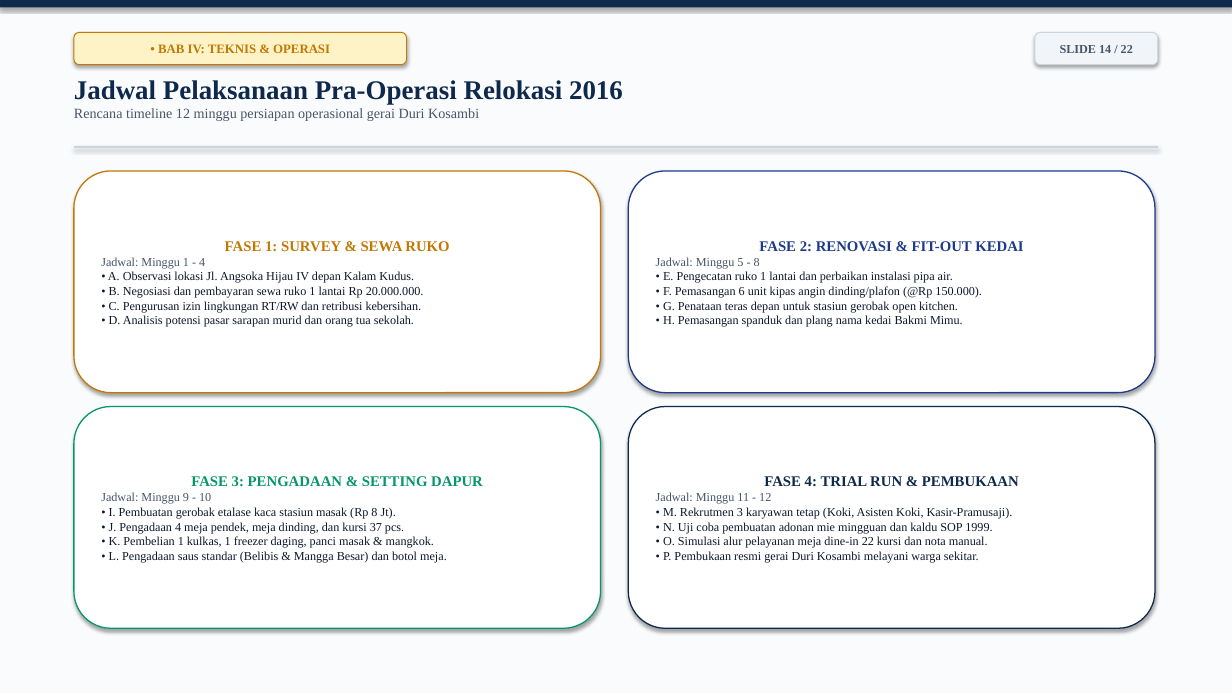
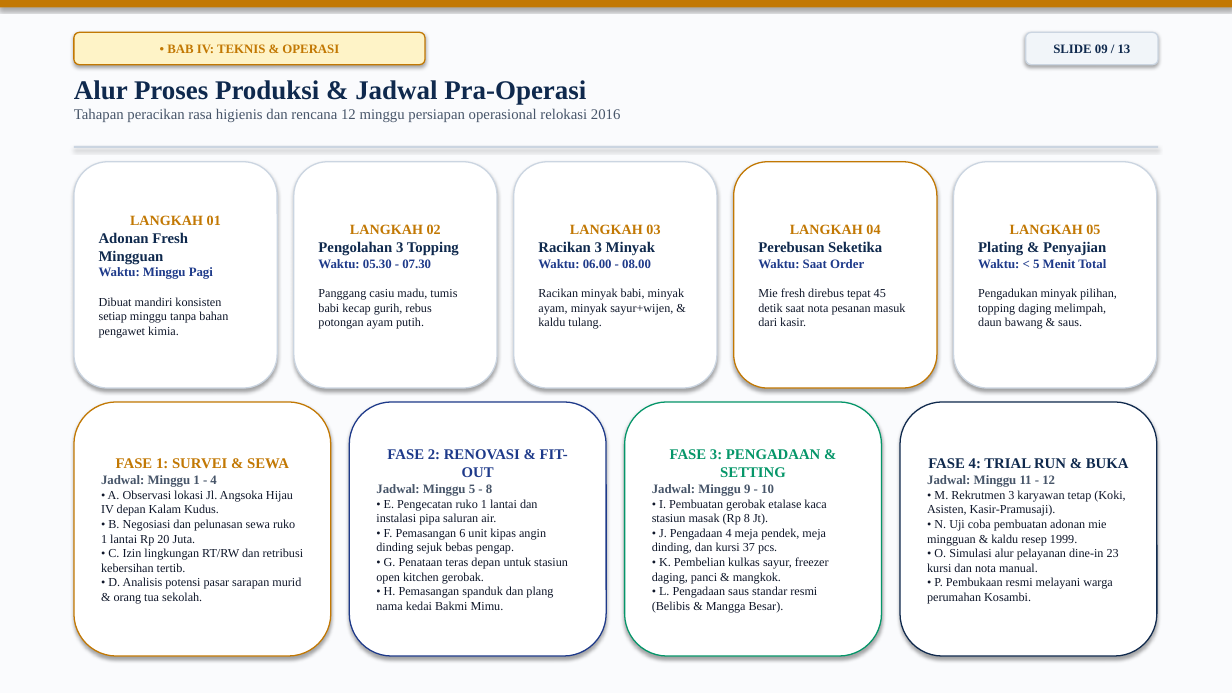
Before and after one commit to arthurfreelanceinquiries-alt/SKB-Bakmi-Mimu, a slide deck: slide 9 of naskah utama/Presentasi_SKB_Bakmi_Mimu_Carina_Sayang.pptx (slide 14 before the commit). Drawn at 1232x693 pixels with LibreOffice and Linux fonts; fonts in the diff are those of the drawing. Boxes give left, top, right and bottom in pixels: in the first picture for what was removed or moved away, otherwise in the second. Text is boxed around its words. In the diff, an @@ line names an element or a change of style, - is before the commit and + after.

```diff
--- a/naskah utama/Presentasi_SKB_Bakmi_Mimu_Carina_Sayang.pptx
+++ b/naskah utama/Presentasi_SKB_Bakmi_Mimu_Carina_Sayang.pptx
@@ rectangle at (0,0,1232,7): fill #0F294D to #C27803 @@
@@ rounded rectangle "• BAB IV: TEKNIS & ...": place and size @@
-rounded rectangle "• BAB IV: TEKNIS & ..." at (74,32,407,65)
+rounded rectangle "• BAB IV: TEKNIS & ..." at (74,32,425,65)
@@ rounded rectangle "• BAB IV: TEKNIS & ..." at (74,32,425,65): outline #C27803 0.75 pt to #C27803 1 pt @@
@@ rounded rectangle "SLIDE 09 / 13": place and size @@
-rounded rectangle "SLIDE 09 / 13" at (1035,32,1158,65)
+rounded rectangle "SLIDE 09 / 13" at (1026,32,1158,65)
@@ rounded rectangle "SLIDE 09 / 13" at (1026,32,1158,65): outline #CBD5E1 0.75 pt to #CBD5E1 1 pt @@
@@ text in rounded rectangle at (1053,44,1131,53): text changed; size 9.5 to 10 pt; text colour #475569 to #0F294D @@
-SLIDE 14 / 22
+SLIDE 09 / 13
@@ text at (74,80,621,122): text changed; size 11 to 11.5 pt @@
-Jadwal Pelaksanaan Pra-Operasi Relokasi 2016
-Rencana timeline 12 minggu persiapan operasional gerai Duri Kosambi
+Alur Proses Produksi & Jadwal Pra-Operasi
+Tahapan peracikan rasa higienis dan rencana 12 minggu persiapan operasional relokasi 2016
@@ rounded rectangle added at (74,162,277,388), fill #FFFFFF, outline #CBD5E1 1 pt, 9.5 pt, text #0F172A @@
+LANGKAH 01
+Adonan Fresh Mingguan
+Waktu: Minggu Pagi
+Dibuat mandiri konsisten setiap minggu tanpa bahan pengawet kimia.
@@ rounded rectangle added at (294,162,497,388), fill #FFFFFF, outline #CBD5E1 1 pt, 9.5 pt, text #0F172A @@
+LANGKAH 02
+Pengolahan 3 Topping
+Waktu: 05.30 - 07.30
+Panggang casiu madu, tumis babi kecap gurih, rebus potongan ayam putih.
@@ rounded rectangle added at (514,162,717,388), fill #FFFFFF, outline #CBD5E1 1 pt, 9.5 pt, text #0F172A @@
+LANGKAH 03
+Racikan 3 Minyak
+Waktu: 06.00 - 08.00
+Racikan minyak babi, minyak ayam, minyak sayur+wijen, & kaldu tulang.
@@ rounded rectangle added at (734,162,937,388), fill #FFFFFF, outline #C27803 1 pt, 9.5 pt, text #0F172A @@
+LANGKAH 04
+Perebusan Seketika
+Waktu: Saat Order
+Mie fresh direbus tepat 45 detik saat nota pesanan masuk dari kasir.
@@ rounded rectangle added at (954,162,1157,388), fill #FFFFFF, outline #CBD5E1 1 pt, 9.5 pt, text #0F172A @@
+LANGKAH 05
+Plating & Penyajian
+Waktu: < 5 Menit Total
+Pengadukan minyak pilihan, topping daging melimpah, daun bawang & saus.
@@ rounded rectangle "FASE 1: SURVEI & SEWA": place and size @@
-rounded rectangle "FASE 1: SURVEI & SEWA" at (74,171,601,393)
+rounded rectangle "FASE 1: SURVEI & SEWA" at (74,402,331,656)
@@ rounded rectangle "FASE 2: RENOVASI & FIT-OUT": place and size @@
-rounded rectangle "FASE 2: RENOVASI & FIT-OUT" at (628,171,1155,393)
+rounded rectangle "FASE 2: RENOVASI & FIT-OUT" at (349,402,606,656)
@@ rounded rectangle "FASE 3: PENGADAAN & SETTING": place and size @@
-rounded rectangle "FASE 3: PENGADAAN & SETTING" at (74,407,601,628)
+rounded rectangle "FASE 3: PENGADAAN & SETTING" at (625,402,882,656)
@@ rounded rectangle "FASE 4: TRIAL RUN & ...": place and size @@
-rounded rectangle "FASE 4: TRIAL RUN & ..." at (628,407,1155,628)
+rounded rectangle "FASE 4: TRIAL RUN & ..." at (900,402,1157,656)
@@ text in rounded rectangle at (387,449,568,477): text changed @@
-FASE 2: RENOVASI & FIT-OUT KEDAI
+FASE 2: RENOVASI & FIT-OUT
@@ text in rounded rectangle at (670,449,820,477): text changed @@
-FASE 3: PENGADAAN & SETTING DAPUR
+FASE 3: PENGADAAN & SETTING
@@ text in rounded rectangle at (101,475,216,487): size 9.5 to 10 pt, bold on in "Jadwal: Minggu 1 - 4" @@
@@ text in rounded rectangle at (116,458,289,469): text changed @@
-FASE 1: SURVEY & SEWA RUKO
+FASE 1: SURVEI & SEWA
@@ text in rounded rectangle at (927,475,1055,487): size 9.5 to 10 pt, bold on in "Jadwal: Minggu 11 - 12" @@
@@ text in rounded rectangle at (928,458,1129,468): text changed @@
-FASE 4: TRIAL RUN & PEMBUKAAN
+FASE 4: TRIAL RUN & BUKA
@@ text in rounded rectangle at (376,499,568,583): text changed @@
-• E. Pengecatan ruko 1 lantai dan perbaikan instalasi pipa air.
-• F. Pemasangan 6 unit kipas angin dinding/plafon (@Rp 150.000).
-• G. Penataan teras depan untuk stasiun gerobak open kitchen.
+• E. Pengecatan ruko 1 lantai dan instalasi pipa saluran air.
+• F. Pemasangan 6 unit kipas angin dinding sejuk bebas pengap.
+• G. Penataan teras depan untuk stasiun open kitchen gerobak.
@@ text in rounded rectangle at (376,483,492,496): size 9.5 to 10 pt, bold on in "Jadwal: Minggu 5 - 8" @@
@@ text in rounded rectangle at (652,484,774,496): size 9.5 to 10 pt, bold on in "Jadwal: Minggu 9 - 10" @@
@@ text in rounded rectangle at (927,490,1125,604): text changed @@
-• M. Rekrutmen 3 karyawan tetap (Koki, Asisten Koki, Kasir-Pramusaji).
-• N. Uji coba pembuatan adonan mie mingguan dan kaldu SOP 1999.
-• O. Simulasi alur pelayanan meja dine-in 22 kursi dan nota manual.
-• P. Pembukaan resmi gerai Duri Kosambi melayani warga sekitar.
+• M. Rekrutmen 3 karyawan tetap (Koki, Asisten, Kasir-Pramusaji).
+• N. Uji coba pembuatan adonan mie mingguan & kaldu resep 1999.
+• O. Simulasi alur pelayanan dine-in 23 kursi dan nota manual.
+• P. Pembukaan resmi melayani warga perumahan Kosambi.
@@ text in rounded rectangle at (101,519,303,604): text changed @@
-• B. Negosiasi dan pembayaran sewa ruko 1 lantai Rp 20.000.000.
-• C. Pengurusan izin lingkungan RT/RW dan retribusi kebersihan.
-• D. Analisis potensi pasar sarapan murid dan orang tua sekolah.
+• B. Negosiasi dan pelunasan sewa ruko 1 lantai Rp 20 Juta.
+• C. Izin lingkungan RT/RW dan retribusi kebersihan tertib.
+• D. Analisis potensi pasar sarapan murid & orang tua sekolah.
@@ text in rounded rectangle at (652,557,829,613): text changed @@
-• K. Pembelian 1 kulkas, 1 freezer daging, panci masak & mangkok.
-• L. Pengadaan saus standar (Belibis & Mangga Besar) dan botol meja.
+• K. Pembelian kulkas sayur, freezer daging, panci & mangkok.
+• L. Pengadaan saus standar resmi (Belibis & Mangga Besar).
```
Also in this commit, not shown: 11 other slides changed, 1 slide added, 10 slides removed, 3 other files.
